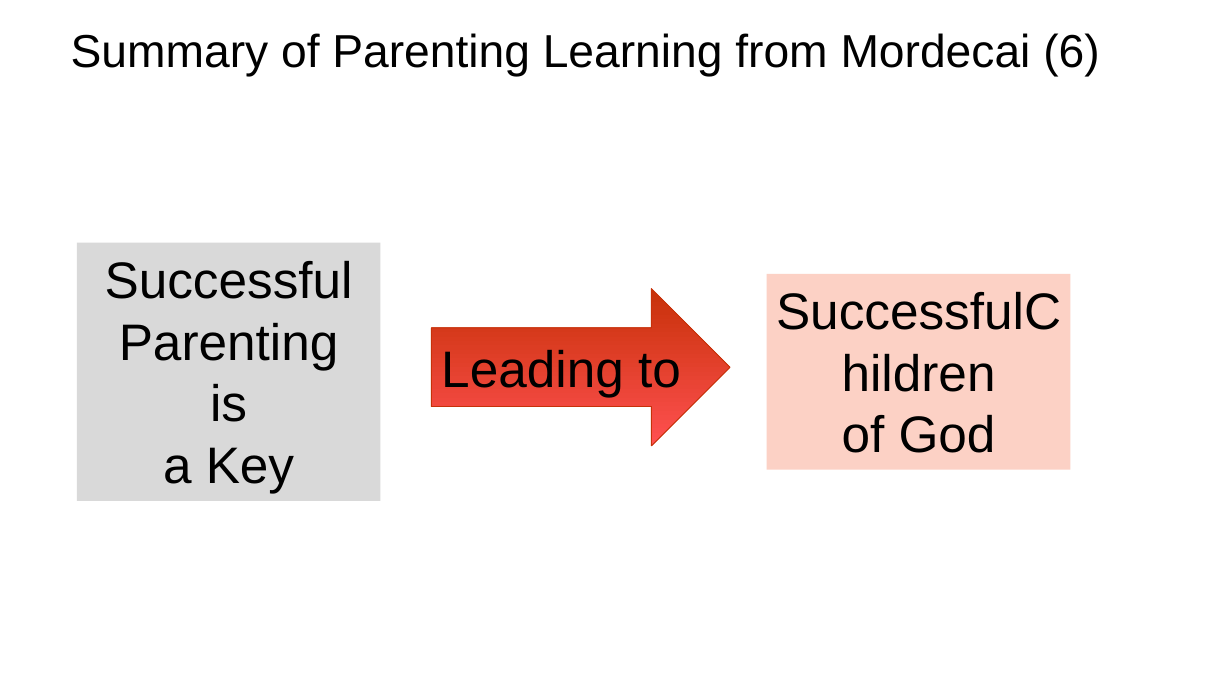
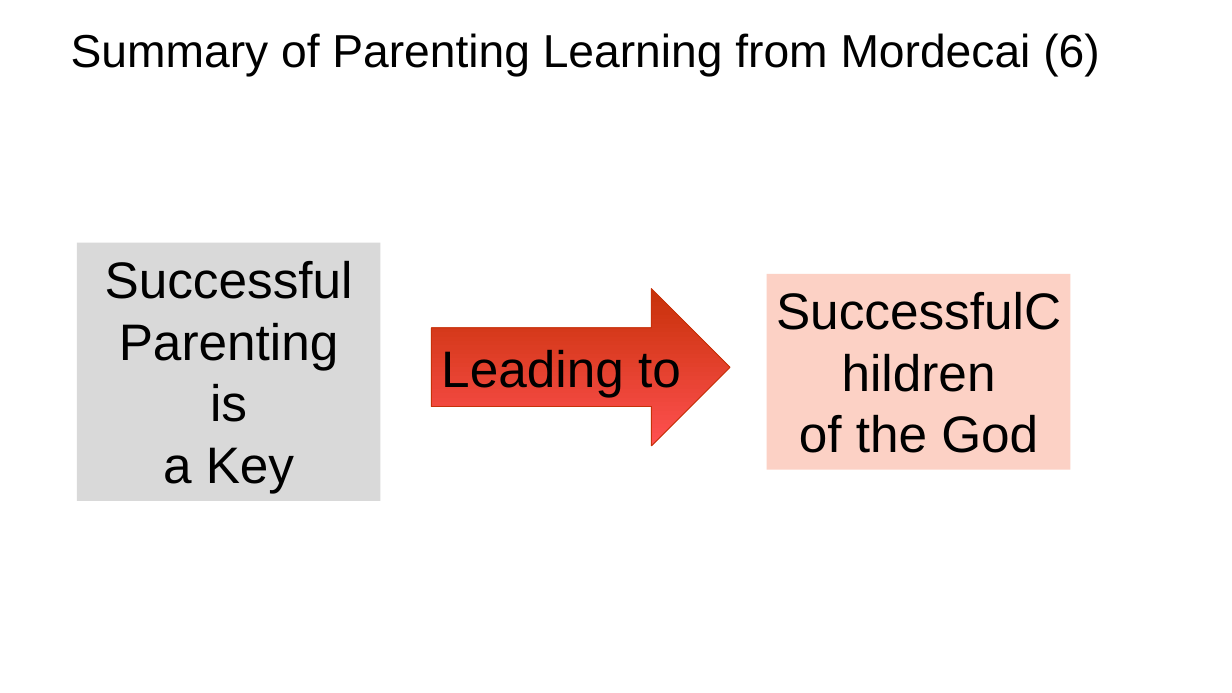
Before and after one commit to wdingbox/accc_2025_pp, a slide deck: slide 10 of ppt/Esther/Esther_02.pptx. Drawn at 1232x693 pixels with LibreOffice and Linux fonts; fonts in the diff are those of the drawing; background and template pictures are left out. Boxes give left, top, right and bottom in pixels: in the first picture for what was removed or moved away, otherwise in the second. Text is boxed around its words. In the diff, an @@ line names an element or a change of style, - is before the commit and + after.

```diff
--- a/ppt/Esther/Esther_02.pptx
+++ b/ppt/Esther/Esther_02.pptx
@@ text in rectangle at (799, 414, 1038, 453): text changed @@
-of God
+of the God
```
Also in this commit, not shown: 6 other slides changed, 1 other file.
